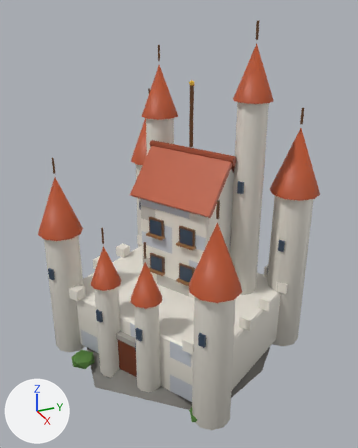
An edit to the glTF model art/models/building_0.glb, drawn before and after from the same camera.
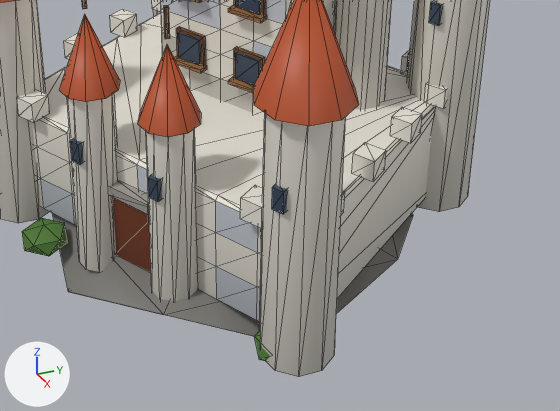
Each version is shown whole from a camera (50 mm lens) standing at (2.2, -0.982, 1.845) and looking at (0.019, -0.001, 0.754), then close up on the part from 17% to 96% of the width and 53% to 100% of the height. Arrows for +X, +Y and +Z are at lower left; the lights stay in place. The last two pictures show the newer version. The close-ups show mesh edges as thin lines. Vertices at exactly the same position are counted once.

The first close-up shows 'building_0'.
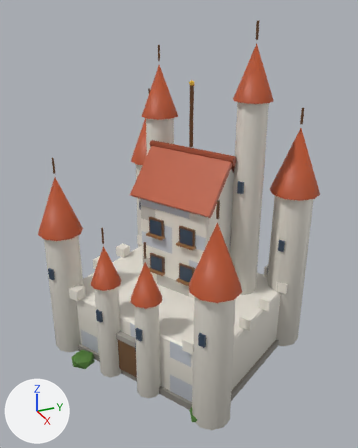
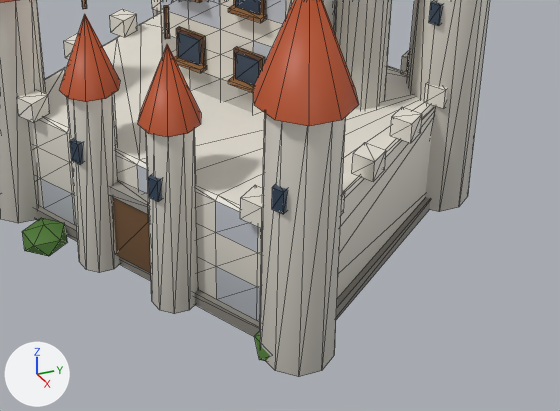
What the commit changed:
me_building_0 is used by ob_building_0; location (0.0, 0.0, 0.0).
me_building_0 had 1019 vertices, 1505 faces and spanned x -0.73..0.73, y -0.69..0.7, z -0.14..1.75.
me_building_0 now has 1015 vertices, 1497 faces and spans x -0.73..0.73, y -0.69..0.7, z -0.02..1.75.
me_building_0 part 1: the loose piece of 12 vertices spanning x -0.55..0.55, y -0.54..0.54, z -0.14..0.1 is rebuilt with 8 vertices and now spans x -0.66..0.66, y -0.63..0.63, z 0.0..0.04.
me_building_0 part 2: 12 kept faces spanning x 0.14..0.28, y -0.41..-0.31, z 0.04..0.24 get new vertex colours; the middle colour goes from brown #6d3317 to brown #705134.

Changed parts and their boxes [x1, y1, x2, y2] in the close-ups (560 x 411 px):
part 1 of me_building_0, rebuilt: before [52, 213, 413, 336]; after [35, 198, 430, 336]
part 2 of me_building_0, recoloured: [113, 198, 151, 272] in both
